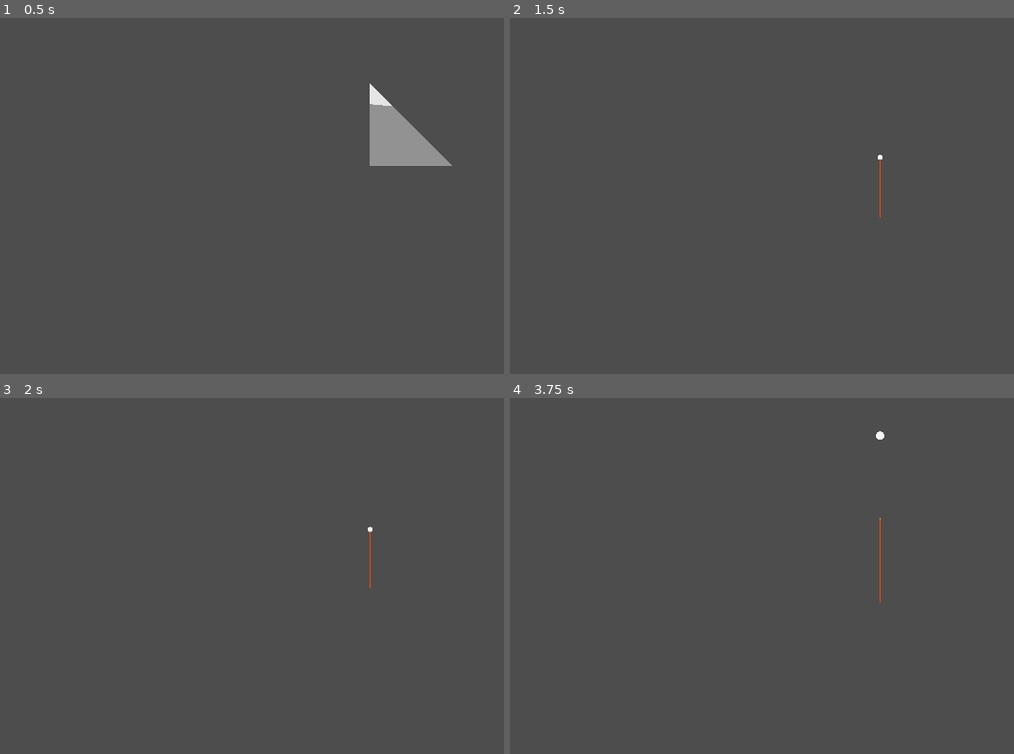
Above: before the commit, frames 1-4 (two rows, left to right).
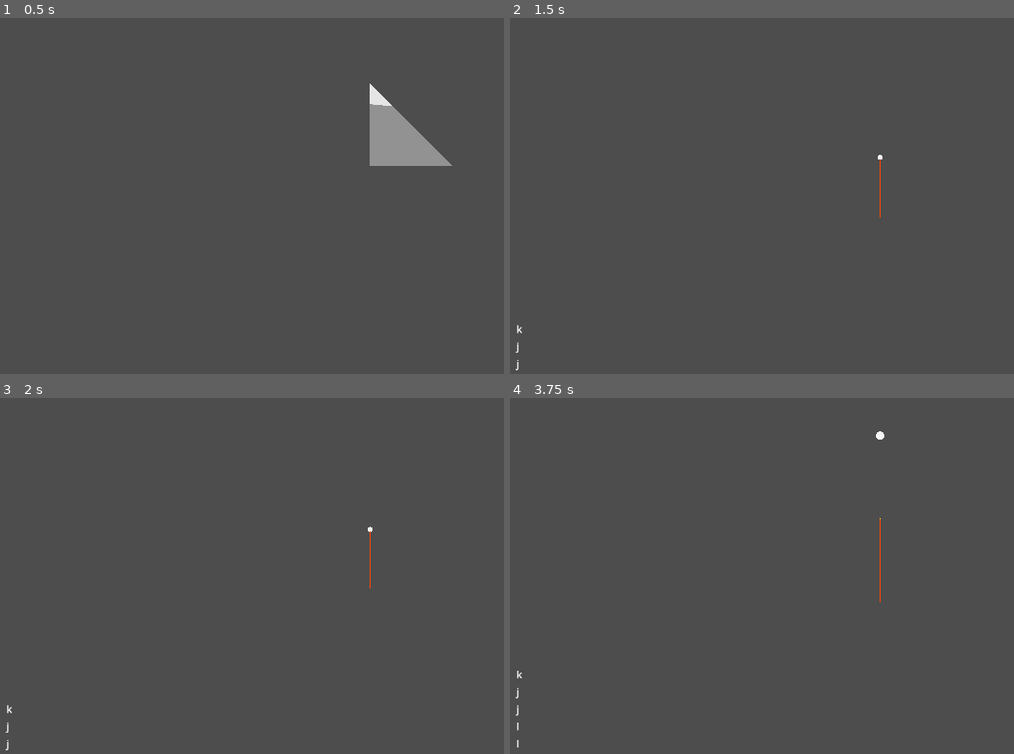
Above: after the commit, the same moments.

Repository: Y-o-p/gizmo
Game: Godot game, scene res://scenes/main.tscn
Two runs of this game, one before a commit and one after it. Both use one fixed random seed, a clock stepped at 60 frames per second and the inputs below.
Inputs (mouse positions are in pixels of both pictures, inside the frame that each line leads up to):
- Up to frame 1 (0.5 s): no input
- Up to frame 2 (1.5 s): tap Enter at 0.5 s; move the mouse to (outside the picture) at 0.52 s; hold D (right) 0.53-1.28 s; hold K (edge) 0.53-1.28 s; tap J (face) at 0.8, 1.35 s; tap Space (swap_projection) at 1.25 s; move the mouse to (731, 188) at 1.27 s; hold E (down) from 1.28 s (still down)
- Up to frame 3 (2 s): keep holding E (down); tap W (in) at 1.55 s
- Up to frame 4 (3.75 s): tap Enter at 2, 3.5 s; move the mouse to (953, 454) at 2.02 s; release E (down) at 2.03 s; hold D (right) 2.03-2.78 s; hold W (in) 2.03-2.78 s; tap S (out) at 2.3, 2.85 s; tap Space (swap_projection) at 2.75 s; move the mouse to (842, 629) at 2.77 s; hold Q (up) 2.78-3.53 s; tap L (vertex) at 3.05 s; move the mouse to (outside the picture) at 3.52 s; hold A (left) from 3.53 s (still down); hold L (vertex) from 3.53 s (still down)

Frame 1 is identical in both runs. In frame 2, less than 0.1% of the frame differs, in the area x 1-3%, y 86-99%; in frame 3, less than 0.1%; in frame 4, less than 0.1%, in the area x 1-3%, y 76-99%.

Commit message:
Added command_stack_container

Diff:
--- /dev/null
+++ b/gizmo/command_stack_container.gd
@@ -0,0 +1,9 @@
+extends VBoxContainer
+
+func _ready() -> void:
+	User.stack.command_added.connect(_on_command_added)
+
+func _on_command_added(command: String):
+	var label = Label.new()
+	label.text = command
+	add_child(label)
--- a/gizmo/resources/command_stack.gd
+++ b/gizmo/resources/command_stack.gd
@@ -2,6 +2,12 @@
 class_name CommandStack
 
 @export var commands: PackedStringArray
+
+signal command_added(command: String)
+
+func add_command(command: String):
+	commands.push_back(command)
+	command_added.emit(command)
 
 enum ParseError {
 	NO_TOKENS,
--- a/gizmo/scenes/main.tscn
+++ b/gizmo/scenes/main.tscn
@@ -1,7 +1,25 @@
-[gd_scene load_steps=2 format=3 uid="uid://dvw6fgot4hlc"]
+[gd_scene load_steps=3 format=3 uid="uid://dvw6fgot4hlc"]
 
+[ext_resource type="Script" uid="uid://btcre3fx7fue0" path="res://command_stack_container.gd" id="2_0wfyh"]
 [ext_resource type="PackedScene" uid="uid://cc6ht2rvnq6x2" path="res://scenes/model.tscn" id="2_0xm2m"]
 
 [node name="ModelView" type="Node"]
 
 [node name="Model" parent="." instance=ExtResource("2_0xm2m")]
+
+[node name="CanvasLayer" type="CanvasLayer" parent="."]
+
+[node name="MarginContainer" type="MarginContainer" parent="CanvasLayer"]
+anchors_preset = 12
+anchor_top = 1.0
+anchor_right = 1.0
+anchor_bottom = 1.0
+offset_top = -23.0
+grow_horizontal = 2
+grow_vertical = 0
+theme_override_constants/margin_left = 10
+theme_override_constants/margin_bottom = 5
+
+[node name="CommandStackContainer" type="VBoxContainer" parent="CanvasLayer/MarginContainer"]
+layout_mode = 2
+script = ExtResource("2_0wfyh")
--- a/gizmo/scripts/selection.gd
+++ b/gizmo/scripts/selection.gd
@@ -60,13 +60,16 @@
 		_emit_face_vertices()
 		_emit_edge_vertices()
 		_emit_vertex()
+		User.stack.add_command("j")
 	elif event.is_action_pressed("edge"):
 		edge = (edge + 1) % 3
 		_emit_edge_vertices()
 		_emit_vertex()
+		User.stack.add_command("k")
 	elif event.is_action_pressed("vertex"):
 		vertex = (vertex + 1) % 2
 		_emit_vertex()
+		User.stack.add_command("l")
 
 func _emit_face_vertices():
 	var a = model.tool.get_vertex(model.tool.get_face_vertex(face, 0))
Not shown, added: gizmo/command_stack_container.gd.uid
